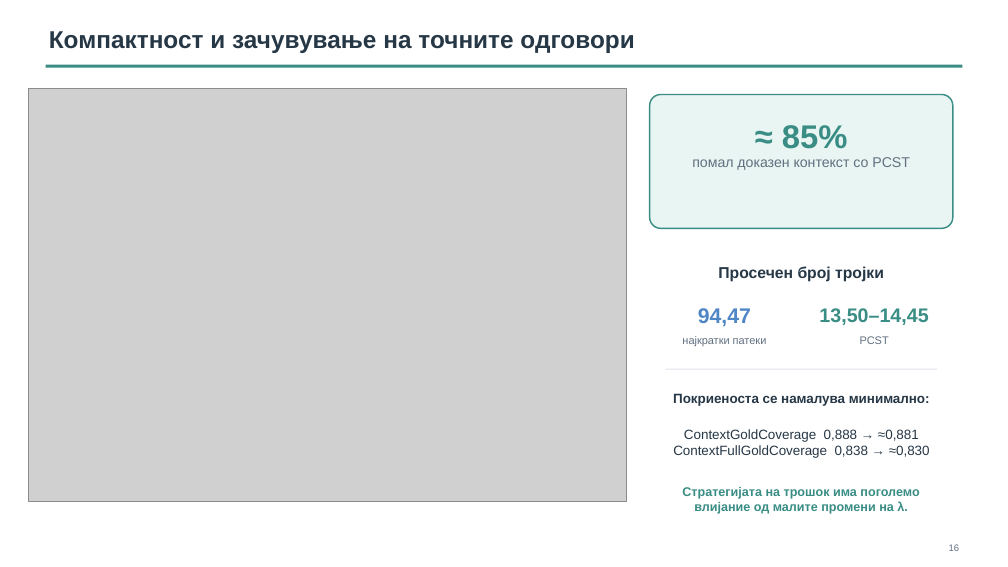
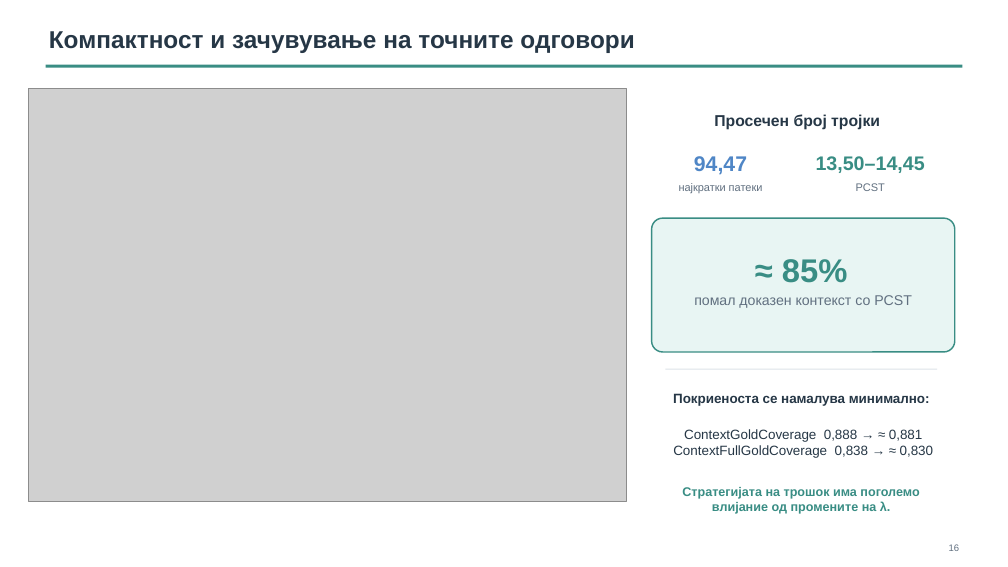
Before and after one commit to Itonkdong/graphragx, a slide deck: slide 16 of metadata/presentation/thesis_defense_presentation.pptx. Drawn at 1008x567 pixels with LibreOffice and Linux fonts; fonts in the diff are those of the drawing; grey boxes stand for pictures. Boxes give left, top, right and bottom in pixels: in the first picture for what was removed or moved away, otherwise in the second. Text is boxed around its words. In the diff, an @@ line names an element or a change of style, - is before the commit and + after.

```diff
--- a/metadata/presentation/thesis_defense_presentation.pptx
+++ b/metadata/presentation/thesis_defense_presentation.pptx
@@ 5 texts: place and size @@
-5 texts at [682, 266, 928, 346]
+5 texts at [679, 114, 925, 193]
@@ rounded rectangle: place and size @@
-rounded rectangle at [650, 95, 953, 228]
+rounded rectangle at [652, 219, 955, 352]
@@ text "≈ 85%": place and size @@
-text "≈ 85%" at [782, 125, 848, 149]
+text "≈ 85%" at [782, 259, 848, 283]
@@ text "помал доказен контекст со PCST": place and size @@
-text "помал доказен контекст со PCST" at [692, 157, 910, 170]
+text "помал доказен контекст со PCST" at [694, 295, 912, 308]
@@ text at [673, 429, 933, 458]: spaces changed @@
-ContextGoldCoverage 0,888 → ≈0,881
-ContextFullGoldCoverage 0,838 → ≈0,830
+ContextGoldCoverage 0,888 → ≈ 0,881
+ContextFullGoldCoverage 0,838 → ≈ 0,830
@@ text at [682, 487, 919, 514]: text changed @@
-Стратегијата на трошок има поголемо влијание од малите промени на λ.
+Стратегијата на трошок има поголемо влијание од промените на λ.
```
Also in this commit, not shown: 10 other slides changed.
